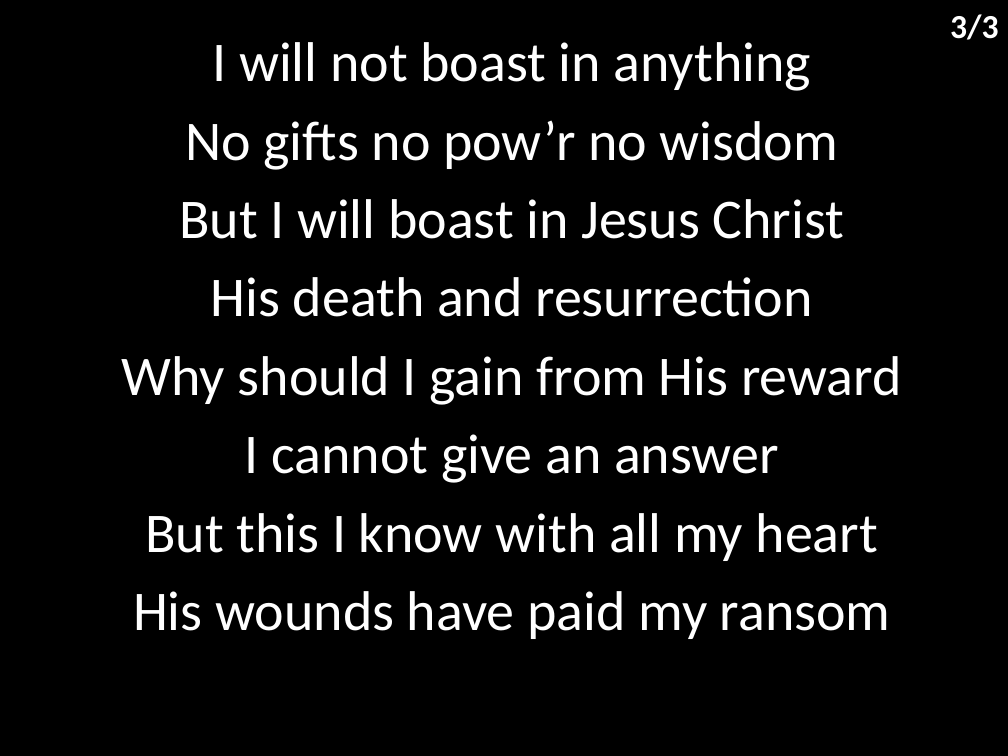
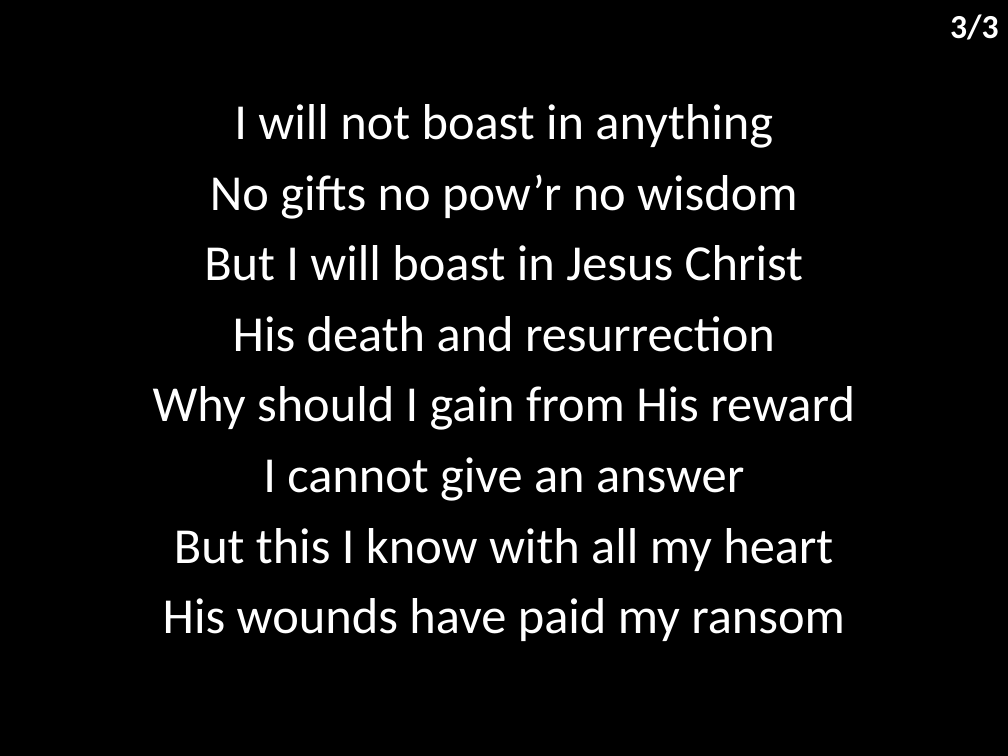
Before and after one commit to hoo-are-ya/worship, a slide deck: slide 4 of docs/songs/how deep the fathers love.pptx. Drawn at 1008x756 pixels with LibreOffice and Linux fonts; fonts in the diff are those of the drawing. Boxes give left, top, right and bottom in pixels: in the first picture for what was removed or moved away, otherwise in the second. Text is boxed around its words. In the diff, an @@ line names an element or a change of style, - is before the commit and + after.

```diff
--- a/docs/songs/how deep the fathers love.pptx
+++ b/docs/songs/how deep the fathers love.pptx
@@ subtitle "I will not boast in ...": place and size @@
-subtitle "I will not boast in ..." at (122, 42, 902, 639)
+subtitle "I will not boast in ..." at (153, 104, 855, 641)
@@ subtitle "I will not boast in ..." at (153, 104, 855, 641): size 40 to 36 pt @@
```
Also in this commit, not shown: 3 other slides changed, 4 other files.
